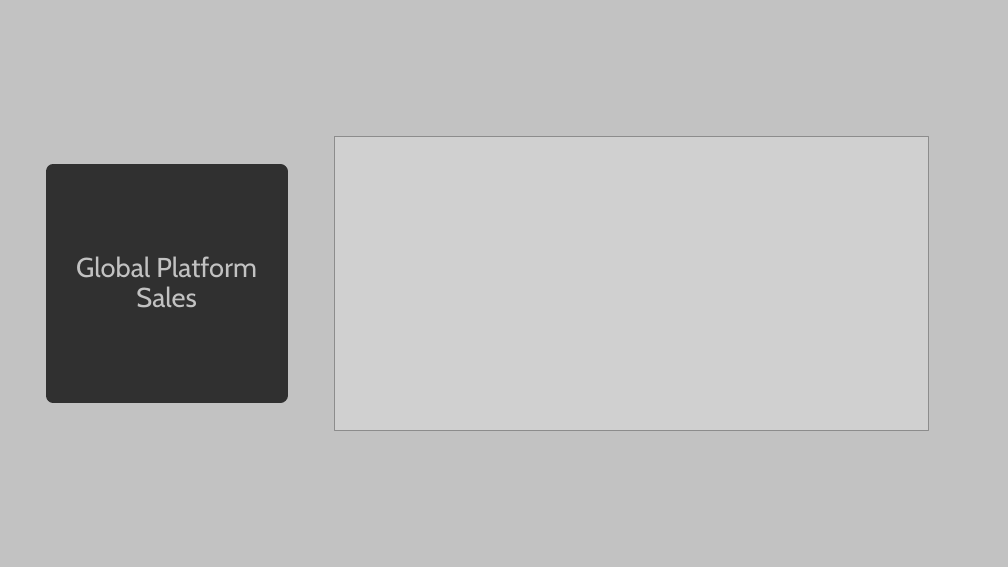
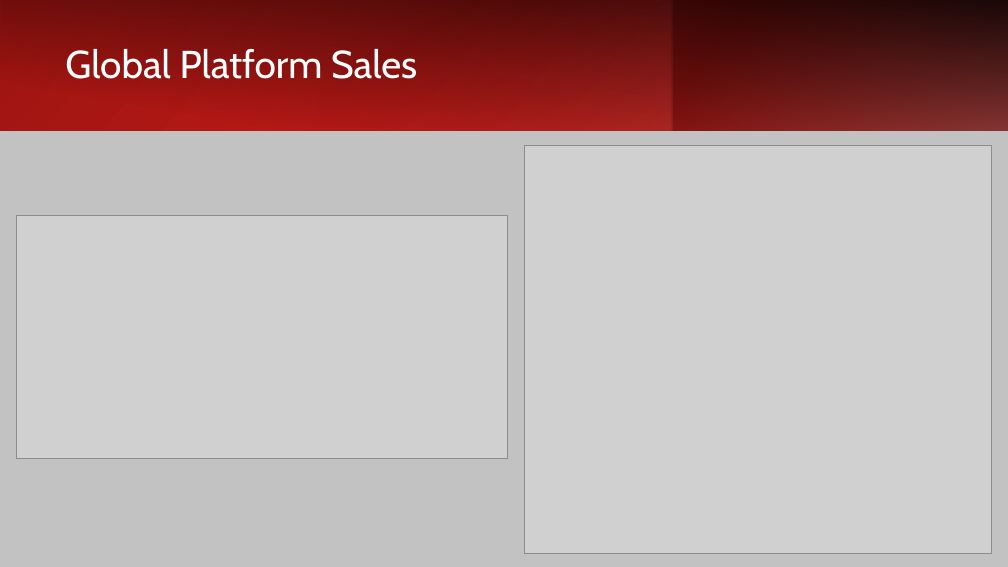
Before and after one commit to CymbalOfJoy/Project_1-Group_3, a slide deck: slide 14 of Power Point/Group 3 Presentation.pptx. Drawn at 1008x567 pixels with LibreOffice and Linux fonts; fonts in the diff are those of the drawing; grey boxes stand for pictures. Boxes give left, top, right and bottom in pixels: in the first picture for what was removed or moved away, otherwise in the second. Text is boxed around its words. In the diff, an @@ line names an element or a change of style, - is before the commit and + after.

```diff
--- a/Power Point/Group 3 Presentation.pptx
+++ b/Power Point/Group 3 Presentation.pptx
@@ rectangle added at [0,0,1008,130], fill gradient #9C1411 to #E6221E @@
@@ rectangle added at [0,0,1008,130], fill gradient #000000 @@
@@ title "Global Platform Sales": place and size @@
-title "Global Platform Sales" at [53,172,281,395]
+title "Global Platform Sales" at [58,29,645,104]
@@ title "Global Platform Sales" at [58,29,645,104]: size 26 to 37 pt, text colour #C2C2C2 to #FFFFFF; alignment centre to left; fill #303030 to none; outline #303030 13.75 pt to none @@
@@ rectangle added at [316,0,672,130], fill gradient #EF6F6C to #9C1411 @@
@@ rectangle added at [672,0,1008,130], fill gradient #9C1411 to #EF6F6C @@
@@ picture added at [525,145,991,554] @@
@@ picture: place and size @@
-picture at [334,136,929,430]
+picture at [17,216,508,459]
```
Also in this commit, not shown: 1 other file.
